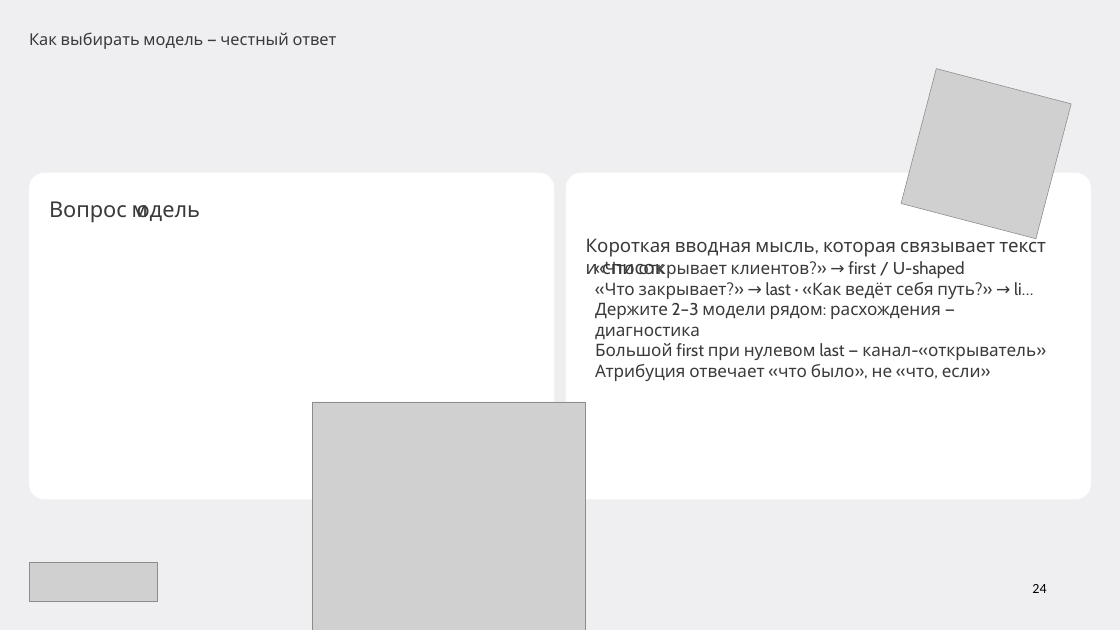
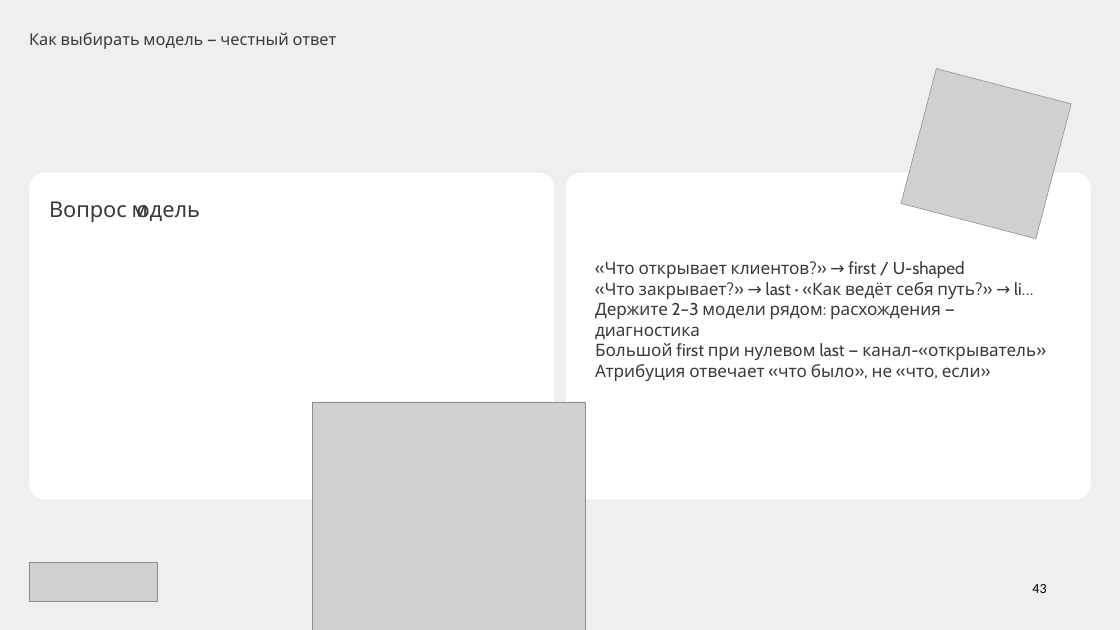
Before and after one commit to gavnukkk97/analytics-lectures, a slide deck: slide 43 of Драфт/маркетинговая-аналитика/presentations/Лекция 03 — Каналы и атрибуция (модули 3–4).pptx (slide 23 before the commit). Drawn at 1120x630 pixels with LibreOffice and Linux fonts; fonts in the diff are those of the drawing; grey boxes stand for pictures; background and template pictures are left out. Boxes give left, top, right and bottom in pixels: in the first picture for what was removed or moved away, otherwise in the second. Text is boxed around its words. In the diff, an @@ line names an element or a change of style, - is before the commit and + after.

```diff
--- a/Драфт/маркетинговая-аналитика/presentations/Лекция 03 — Каналы и атрибуция (модули 3–4).pptx
+++ b/Драфт/маркетинговая-аналитика/presentations/Лекция 03 — Каналы и атрибуция (модули 3–4).pptx
@@ text removed at <box>586,235,1046,274</box> @@
-Короткая вводная мысль, которая связывает текст
-и список
@@ text at <box>1032,584,1046,593</box>: text changed @@
-24
+43
```
Also in this commit, not shown: 24 other slides changed, 33 slides added, 10 slides removed, 24 other files.
